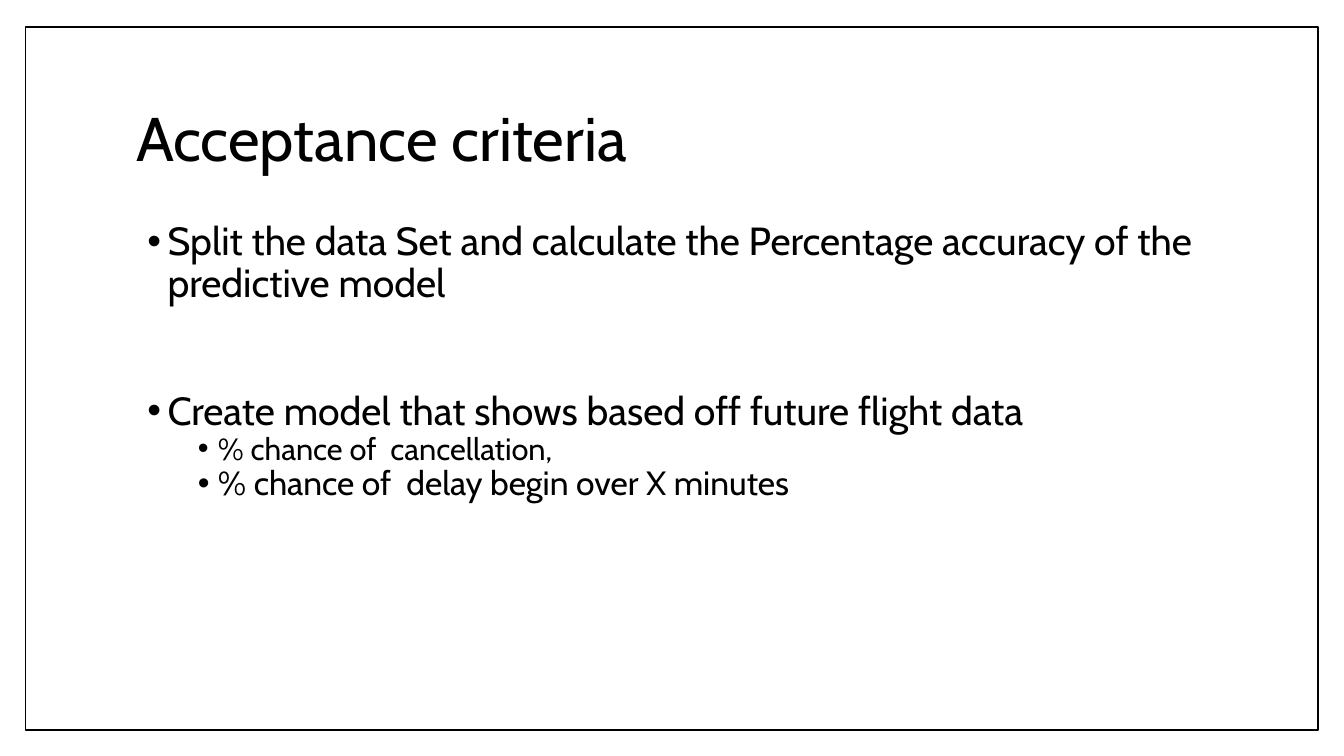
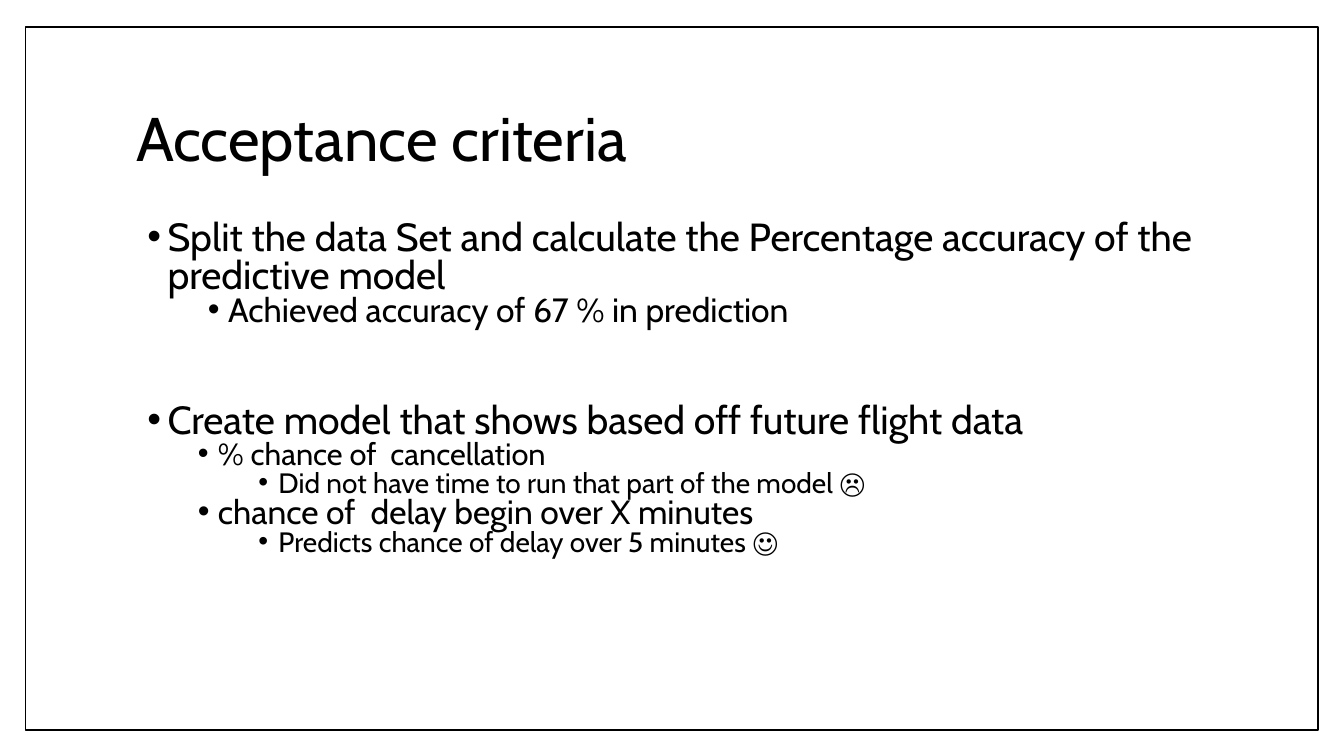
Before and after one commit to RoAjinkya/FlightDelay, a slide deck: slide 15 of docs/Final Presentation_FlightDelay.pptx. Drawn at 1344x756 pixels with LibreOffice and Linux fonts; fonts in the diff are those of the drawing. Boxes give left, top, right and bottom in pixels: in the first picture for what was removed or moved away, otherwise in the second. Text is boxed around its words. In the diff, an @@ line names an element or a change of style, - is before the commit and + after.

```diff
--- a/docs/Final Presentation_FlightDelay.pptx
+++ b/docs/Final Presentation_FlightDelay.pptx
@@ text at (x1=168, y1=221, x2=1191, y2=444): line spacing 0.9 to 0.8 @@
@@ text at (x1=228, y1=296, x2=789, y2=330): paragraph added @@
+      • Achieved accuracy of 67 % in prediction
@@ text at (x1=218, y1=442, x2=833, y2=558): text changed; size 24 to 20 pt @@
-    • % chance of cancellation,
-    • % chance of delay begin over X minutes
+    • % chance of cancellation
+        • Did not have time to run that part of the model ☹
+    • chance of delay begin over X minutes
+        • Predicts chance of delay over 5 minutes ☺
```
Also in this commit, not shown: 5 other slides changed.
